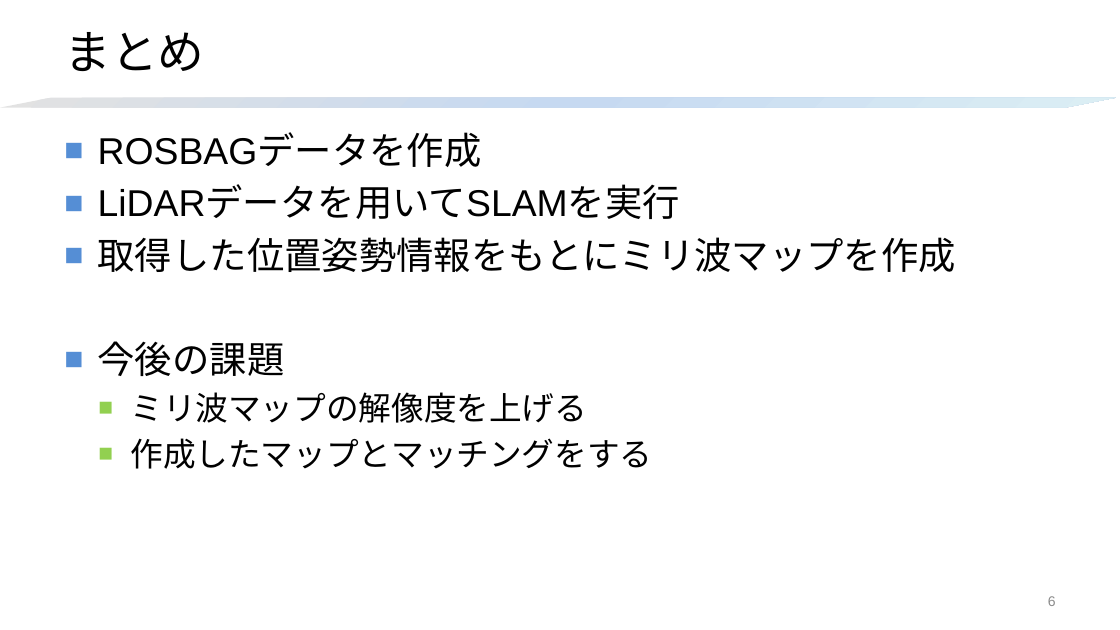
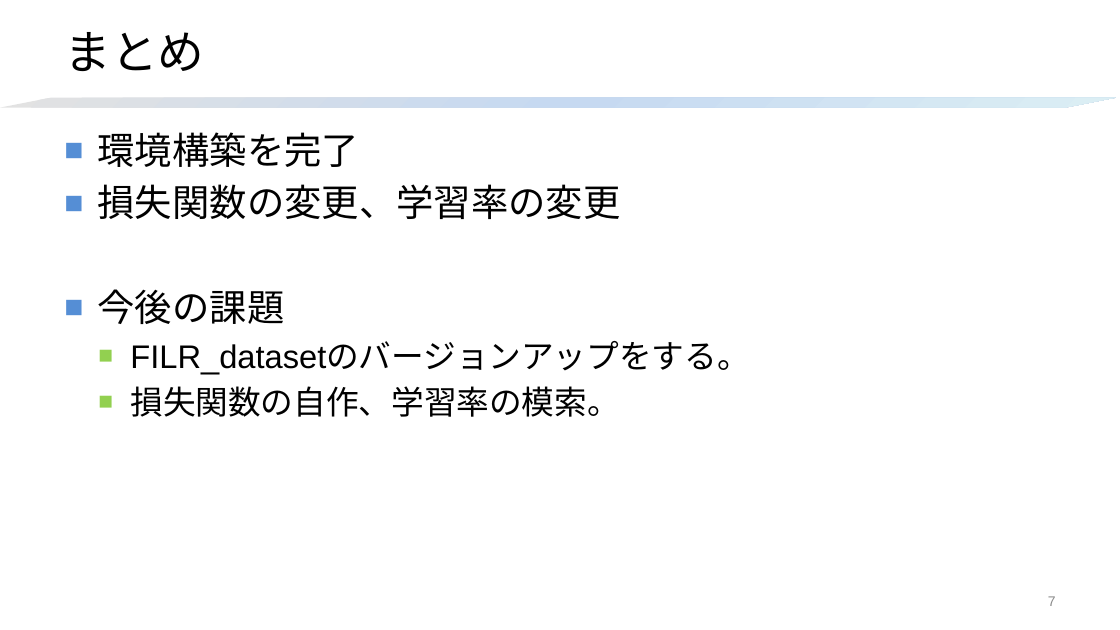
Before and after one commit to HagiriMigita/MDLab, a slide deck: slide 7 of 高精度ミリ波レーダを用いた.pptx (slide 6 before the commit). Drawn at 1120x630 pixels with LibreOffice and Linux fonts; fonts in the diff are those of the drawing. Boxes give left, top, right and bottom in pixels: in the first picture for what was removed or moved away, otherwise in the second. Text is boxed around its words. In the diff, an @@ line names an element or a change of style, - is before the commit and + after.

```diff
--- a/高精度ミリ波レーダを用いた.pptx
+++ b/高精度ミリ波レーダを用いた.pptx
@@ text at (98, 132, 621, 219): text changed @@
-■ ROSBAGデータを作成
-■ LiDARデータを用いてSLAMを実行
-■ 取得した位置姿勢情報をもとにミリ波マップを作成
+■ 環境構築を完了
+■ 損失関数の変更、学習率の変更
@@ text at (130, 342, 749, 417): text changed @@
-  ■ ミリ波マップの解像度を上げる
-  ■ 作成したマップとマッチングをする
+  ■ FILR_datasetのバージョンアップをする。
+  ■ 損失関数の自作、学習率の模索。
@@ page number at (1048, 596, 1056, 606): text changed @@
-6
+7
```
Also in this commit, not shown: 3 other slides changed, 3 slides added, 2 slides removed, 1 other file.
